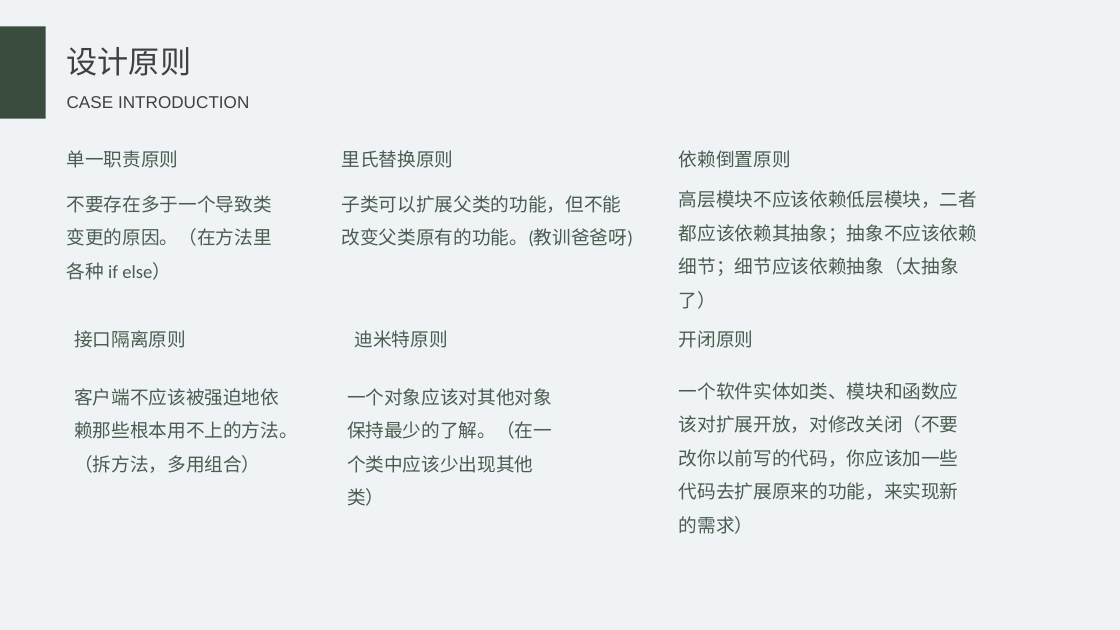
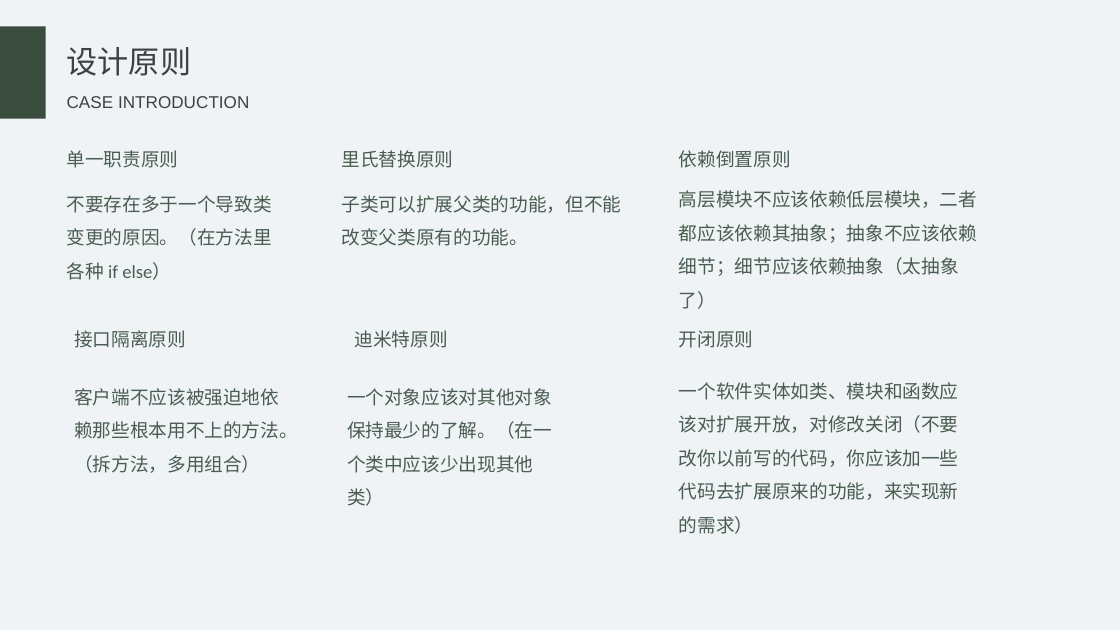
Before and after one commit to HTML-Worker/Design_Pattern_Sharing, a slide deck: slide 25 of doc/设计模式.pptx. Drawn at 1120x630 pixels with LibreOffice and Linux fonts; fonts in the diff are those of the drawing. Boxes give left, top, right and bottom in pixels: in the first picture for what was removed or moved away, otherwise in the second. Text is boxed around its words. In the diff, an @@ line names an element or a change of style, - is before the commit and + after.

```diff
--- a/doc/设计模式.pptx
+++ b/doc/设计模式.pptx
@@ text at <box>342,195,622,246</box>: text changed @@
-子类可以扩展父类的功能，但不能改变父类原有的功能。(教训爸爸呀)
+子类可以扩展父类的功能，但不能改变父类原有的功能。
```
Also in this commit, not shown: 3 other slides changed, 1 slide added, 1 slide removed, 1 other file.
